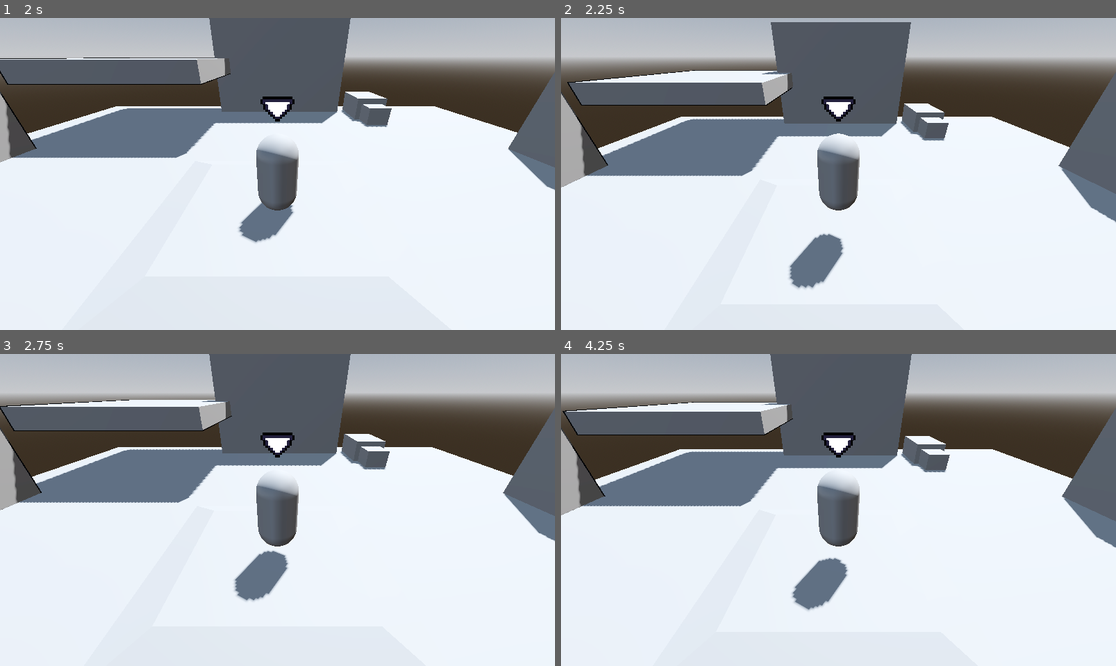
Above: before the commit, frames 1-4 (two rows, left to right).
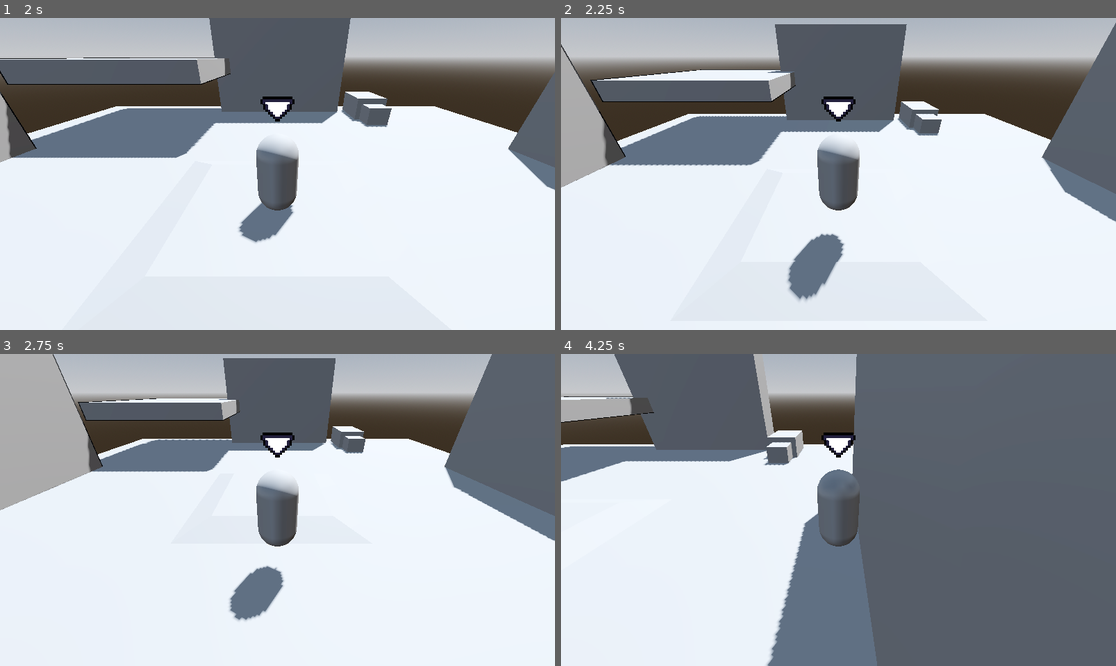
Above: after the commit, the same moments.

Repository: Yaszu-Mage/baco-bell
Game: Godot game, scene res://scenes/multiplayer-tip.tscn
Two runs of this game, one before a commit and one after it. Both use one fixed random seed, a clock stepped at 60 frames per second and the inputs below.
Inputs (mouse positions are in pixels of both pictures, inside the frame that each line leads up to):
- Up to frame 1 (2 s): tap Enter (ui_accept) at 0.5, 0.77, 0.8, 1.07 s; move the mouse to (399, 158) at 0.52 s; hold D (ui_right, bound only after the commit) 0.53-1.25 s; hold Ctrl (slide) 0.53-1.25 s; click (399, 158) at 0.67 s; click "Host" at 1.25 s
- Up to frame 2 (2.25 s): tap Enter (ui_accept) at 2, 2.1 s; move the mouse to (727, 189) at 2.02 s; hold S (ui_down, bound only after the commit) from 2.03 s (still down)
- Up to frame 3 (2.75 s): keep holding S (ui_down, bound only after the commit); tap Enter (ui_accept) at 2.27, 2.57 s; tap Ctrl (slide) at 2.3 s
- Up to frame 4 (4.25 s): move the mouse to (894, 441) at 2.77 s; release S (ui_down, bound only after the commit) at 2.78 s; hold D (ui_right, bound only after the commit) 2.78-3.53 s; hold Ctrl (slide) 2.78-3.53 s; tap Enter (ui_accept) at 3.05, 3.77, 4.07 s; move the mouse to (810, 572) at 3.52 s; hold W (ui_up, bound only after the commit) from 3.53 s (still down); tap Ctrl (slide) at 3.6 s; click (810, 572) at 3.67 s

Frame 1 is identical in both runs. In frame 2, 7.9% of the frame differs, in the area x 0-100%, y 1-91%; in frame 3, 20%; in frame 4, 65%, in the area x 0-100%, y 0-100%.

Commit message:
Adding rotation to camera and player, also correcting velocity and position setting

Diff:
--- a/project.godot
+++ b/project.godot
@@ -21,6 +21,34 @@
 
 [input]
 
+ui_left={
+"deadzone": 0.5,
+"events": [Object(InputEventJoypadButton,"resource_local_to_scene":false,"resource_name":"","device":0,"button_index":13,"pressure":0.0,"pressed":false,"script":null)
+, Object(InputEventJoypadMotion,"resource_local_to_scene":false,"resource_name":"","device":0,"axis":0,"axis_value":-1.0,"script":null)
+, Object(InputEventKey,"resource_local_to_scene":false,"resource_name":"","device":-1,"window_id":0,"alt_pressed":false,"shift_pressed":false,"ctrl_pressed":false,"meta_pressed":false,"pressed":false,"keycode":0,"physical_keycode":65,"key_label":0,"unicode":97,"location":0,"echo":false,"script":null)
+]
+}
+ui_right={
+"deadzone": 0.5,
+"events": [Object(InputEventJoypadButton,"resource_local_to_scene":false,"resource_name":"","device":0,"button_index":14,"pressure":0.0,"pressed":false,"script":null)
+, Object(InputEventJoypadMotion,"resource_local_to_scene":false,"resource_name":"","device":0,"axis":0,"axis_value":1.0,"script":null)
+, Object(InputEventKey,"resource_local_to_scene":false,"resource_name":"","device":-1,"window_id":0,"alt_pressed":false,"shift_pressed":false,"ctrl_pressed":false,"meta_pressed":false,"pressed":false,"keycode":0,"physical_keycode":68,"key_label":0,"unicode":100,"location":0,"echo":false,"script":null)
+]
+}
+ui_up={
+"deadzone": 0.5,
+"events": [Object(InputEventJoypadButton,"resource_local_to_scene":false,"resource_name":"","device":0,"button_index":11,"pressure":0.0,"pressed":false,"script":null)
+, Object(InputEventJoypadMotion,"resource_local_to_scene":false,"resource_name":"","device":0,"axis":1,"axis_value":-1.0,"script":null)
+, Object(InputEventKey,"resource_local_to_scene":false,"resource_name":"","device":-1,"window_id":0,"alt_pressed":false,"shift_pressed":false,"ctrl_pressed":false,"meta_pressed":false,"pressed":false,"keycode":0,"physical_keycode":87,"key_label":0,"unicode":119,"location":0,"echo":false,"script":null)
+]
+}
+ui_down={
+"deadzone": 0.5,
+"events": [Object(InputEventJoypadButton,"resource_local_to_scene":false,"resource_name":"","device":0,"button_index":12,"pressure":0.0,"pressed":false,"script":null)
+, Object(InputEventJoypadMotion,"resource_local_to_scene":false,"resource_name":"","device":0,"axis":1,"axis_value":1.0,"script":null)
+, Object(InputEventKey,"resource_local_to_scene":false,"resource_name":"","device":-1,"window_id":0,"alt_pressed":false,"shift_pressed":false,"ctrl_pressed":false,"meta_pressed":false,"pressed":false,"keycode":0,"physical_keycode":83,"key_label":0,"unicode":115,"location":0,"echo":false,"script":null)
+]
+}
 slide={
 "deadzone": 0.2,
 "events": [Object(InputEventKey,"resource_local_to_scene":false,"resource_name":"","device":-1,"window_id":0,"alt_press …(195 unchanged characters)…
@@ -31,3 +59,13 @@
 "events": [Object(InputEventKey,"resource_local_to_scene":false,"resource_name":"","device":-1,"window_id":0,"alt_press …(192 unchanged characters)…
 ]
 }
+left={
+"deadzone": 0.2,
+"events": [Object(InputEventKey,"resource_local_to_scene":false,"resource_name":"","device":-1,"window_id":0,"alt_pressed":false,"shift_pressed":false,"ctrl_pressed":false,"meta_pressed":false,"pressed":false,"keycode":0,"physical_keycode":4194319,"key_label":0,"unicode":0,"location":0,"echo":false,"script":null)
+]
+}
+right={
+"deadzone": 0.2,
+"events": [Object(InputEventKey,"resource_local_to_scene":false,"resource_name":"","device":-1,"window_id":0,"alt_pressed":false,"shift_pressed":false,"ctrl_pressed":false,"meta_pressed":false,"pressed":false,"keycode":0,"physical_keycode":4194321,"key_label":0,"unicode":0,"location":0,"echo":false,"script":null)
+]
+}
--- a/scenes/player.tscn
+++ b/scenes/player.tscn
@@ -28,7 +28,7 @@
 spring_length = 5.0
 
 [node name="Camera3D" type="Camera3D" parent="SpringArm3D"]
-transform = Transform3D(1, 0, 0, 0, 1, 0, 0, 0, 1, 1.65634, -0.202313, 5.61566)
+transform = Transform3D(1, 0, 0, 0, 1, 0, 0, 0, 1, 0, 0.157642, 5.72757)
 
 [node name="RayCast3D" type="RayCast3D" parent="."]
 transform = Transform3D(1, 0, 0, 0, 1, 0, 0, 0, 1, 0, -1.01132, 0)
--- a/script/player.gd
+++ b/script/player.gd
@@ -8,9 +8,12 @@
 var slide_speed = 2.0
 var slide_stamina = 100
 var slide_duration = 10
+
 var is_wall_running = false
 var slide_exponent = 0.1
 var can_double_jump = true
+var rotating_now = false
+@onready var cam_rot = $SpringArm3D
 var wall_normal
 @onready var floor_ray = $RayCast3D
 var fall = Vector3()
@@ -36,7 +39,26 @@
 		if Input.is_action_just_pressed("ui_accept") and !is_on_wall() and !is_on_floor() and can_double_jump:
 			velocity.y = JUMP_VELOCITY
 			can_double_jump = false
-
+		if Input.is_action_pressed("left"):
+			if !rotating_now:
+				print("trying to rot")
+				rotating_now = true
+				var new_value = self.rotation.y + 0.5
+				var tween = create_tween()
+				tween.tween_property(self,"rotation",Vector3(0,new_value,0),0.1)
+				await tween.finished
+				rotating_now = false
+		if Input.is_action_pressed("right"):
+			if !rotating_now:
+				print("trying to rot")
+				rotating_now = true
+				var new_value = self.rotation.y - 0.5
+				var tween = create_tween()
+				tween.tween_property(self,"rotation",Vector3(0,new_value,0),0.1)
+				await tween.finished
+				rotating_now = false
+		if !Input.is_action_pressed("left") and !Input.is_action_pressed("right"):
+			rotating_now = false
 		# Get the input direction and handle the movement/deceleration.
 			# As good practice, you should replace UI actions with custom gameplay actions	.
 		var input_dir := Input.get_vector("ui_left", "ui_right", "ui_up", "ui_down")
@@ -45,14 +67,14 @@
 			wall_normal = get_slide_collision(0)
 			if wall_normal.get_normal().x != 0:
 				if wall_normal.get_normal().x > 0:
-					direction.z = -direction.z * -wall_normal.get_normal().x * SPEED
+					direction.z = -direction.z * -wall_normal.get_normal().x * (SPEED -0.5)
 				if wall_normal.get_normal().x < 0:
-					direction.z = direction.z * -wall_normal.get_normal().x * SPEED
+					direction.z = direction.z * -wall_normal.get_normal().x * (SPEED -0.5)
 			if wall_normal.get_normal().z != 0:
 				if wall_normal.get_normal().z > 0:
-					direction.x = -direction.x * -wall_normal.get_normal().z * SPEED
+					direction.x = -direction.x * -wall_normal.get_normal().z * (SPEED -0.5)
 				if wall_normal.get_normal().x < 0:
-					direction.x = direction.x * -wall_normal.get_normal().z * SPEED
+					direction.x = direction.x * -wall_normal.get_normal().z * (SPEED -0.5)
 			await get_tree().create_timer(0.2).timeout
 			is_wall_running = true
 		elif Input.is_action_just_released("ui_accept") and is_wall_running and is_on_wall():
@@ -86,10 +108,12 @@
 			velocity.x = move_toward(velocity.x, 0, SPEED)
 			velocity.z = move_toward(velocity.z, 0, SPEED)
 
-		rpc("remote_set_position", global_position)
+		rpc("remote_set_position", velocity,global_position)
 		move_and_slide()
 
 
 @rpc("unreliable")
-func remote_set_position(authority_position):
+func remote_set_position(authority_velocity,authority_position):
+	velocity = authority_velocity
 	global_position = authority_position
+	move_and_slide()
